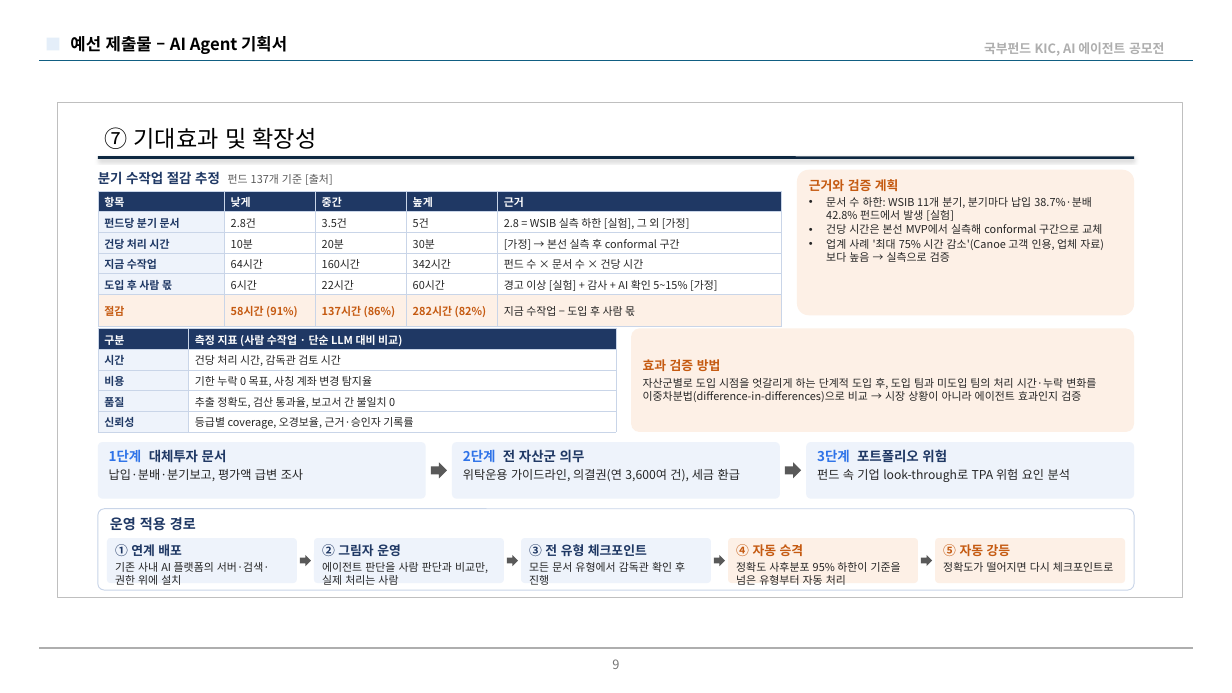
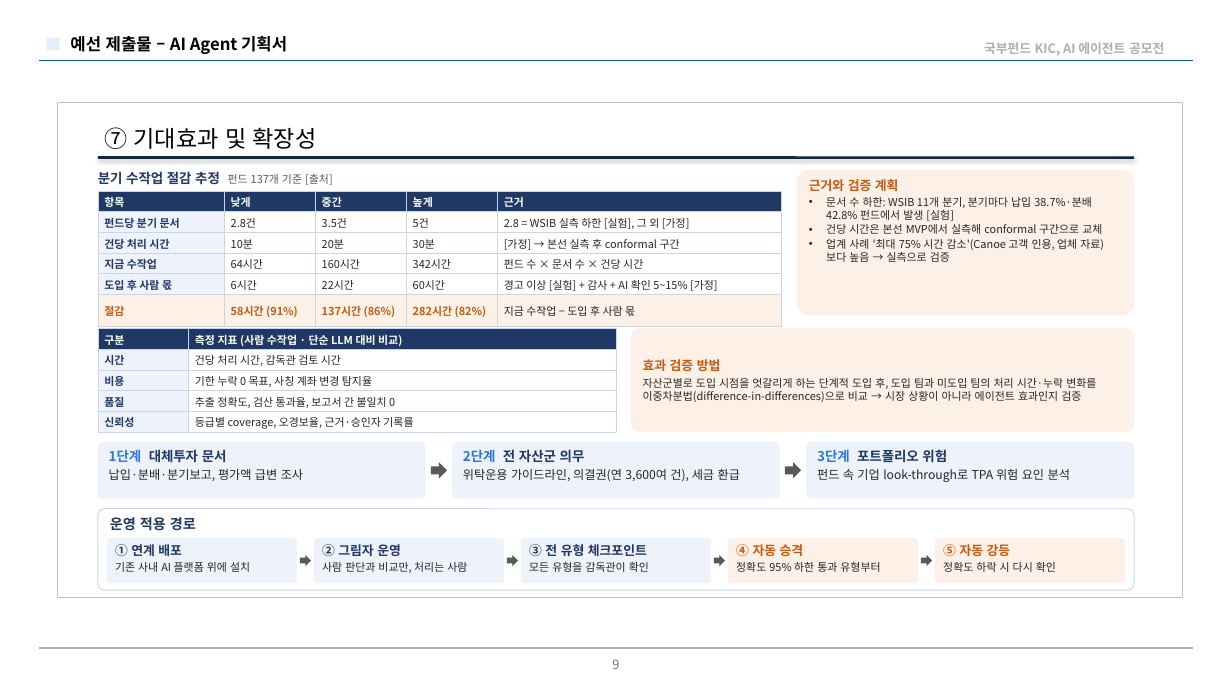
Before and after one commit to Chaewon-Park-STUDY/KIC-AI-Agent-2026, a slide deck: slide 9 of docs/proposal/HumanSight_proposal_draft_v7.pptx. Drawn at 1232x693 pixels with LibreOffice and Linux fonts; fonts in the diff are those of the drawing; background and template pictures are left out. Boxes give left, top, right and bottom in pixels: in the first picture for what was removed or moved away, otherwise in the second. Text is boxed around its words. In the diff, an @@ line names an element or a change of style, - is before the commit and + after.

```diff
--- a/docs/proposal/HumanSight_proposal_draft_v7.pptx
+++ b/docs/proposal/HumanSight_proposal_draft_v7.pptx
@@ text in rounded rectangle at [115,562,250,572]: text changed @@
-기존 사내 AI 플랫폼의 서버·검색·권한 위에 설치
+기존 사내 AI 플랫폼 위에 설치
@@ text in rounded rectangle at [322,562,467,573]: text changed @@
-에이전트 판단을 사람 판단과 비교만, 실제 처리는 사람
+사람 판단과 비교만, 처리는 사람
@@ text in rounded rectangle at [529,562,649,572]: text changed @@
-모든 문서 유형에서 감독관 확인 후 진행
+모든 유형을 감독관이 확인
@@ text in rounded rectangle at [736,562,880,572]: text changed @@
-정확도 사후분포 95% 하한이 기준을 넘은 유형부터 자동 처리
+정확도 95% 하한 통과 유형부터
@@ text in rounded rectangle at [943,562,1056,572]: text changed @@
-정확도가 떨어지면 다시 체크포인트로
+정확도 하락 시 다시 확인
```
Also in this commit, not shown: 7 other slides changed, 3 other files.
